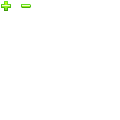
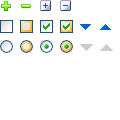
The second 120px x 120px image is a revision of the first. Changes to its layers:
added layer "Layer 20" above "Layer 2" over (x1=80, y1=24, x2=111, y2=30)
painted on "Layer 2" over (x1=0, y1=0, x2=113, y2=53)
